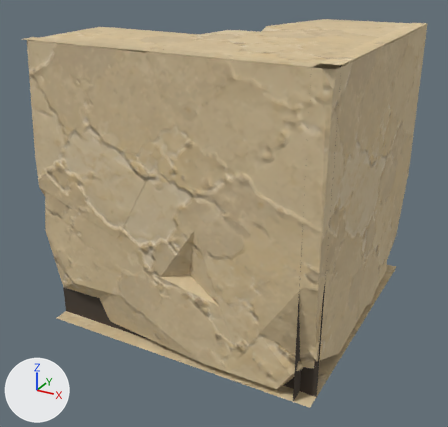
An edit to the glTF model assets/custom/models/ground_modules/ground_square_corner_09.glb, drawn before and after from the same camera.
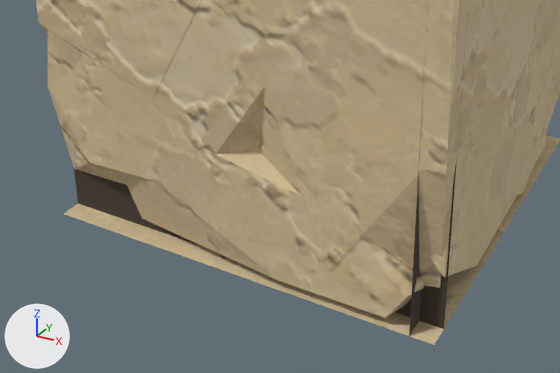
There are two pictures of each version: one whole from a camera (50 mm lens) standing at (1.482, -1.407, 1.274) and looking at (0.478, 0.418, 0.361), one close up on the part from 3% to 88% of the width and 40% to 100% of the height. Lighting does not change. The marker at lower left points along +X, +Y and +Z. The older version's two pictures come first.

In view in the first close-up: 'GroundSquareCorner09_Body'.
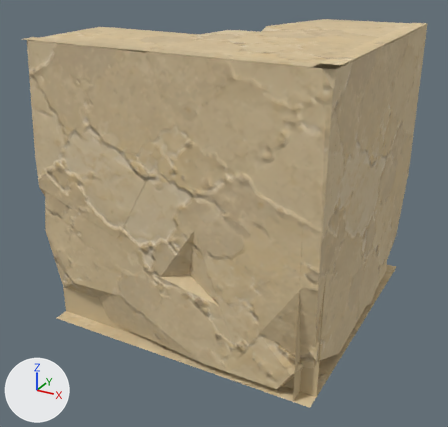
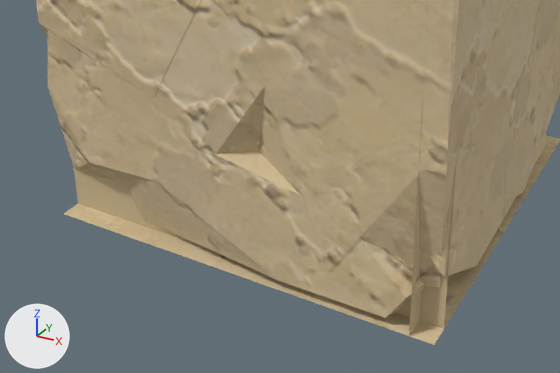
Where the change shows, as pixel boxes (x1, y1, x2, y2) in the close-ups (560 x 373 px):
'GroundSquareCorner09_Body', recoloured
    both: (74, 162, 460, 338)

Edits to the bpy script that builds the scene:
```text
Change mat_groundmodulerecess:
    mat_groundmodulerecess.base_color: (0.06, 0.045, 0.032) -> (0.61, 0.48, 0.28)  # brown #453c32 -> beige #cdb890
```
